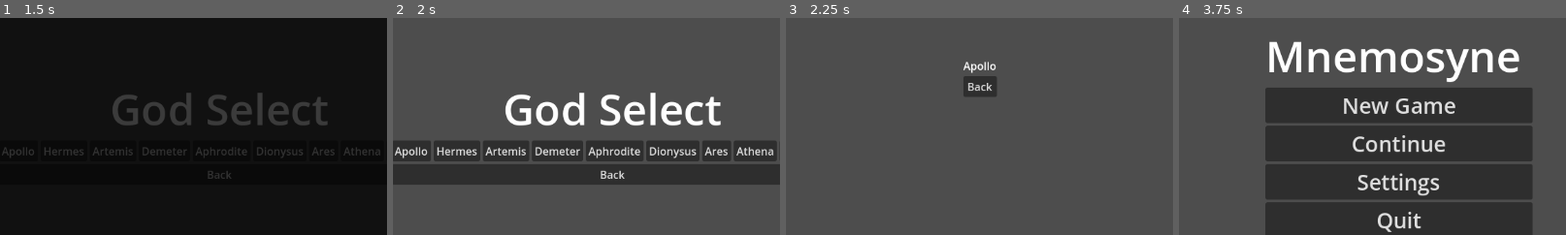
Above: before the commit, frames 1-4 (left to right).
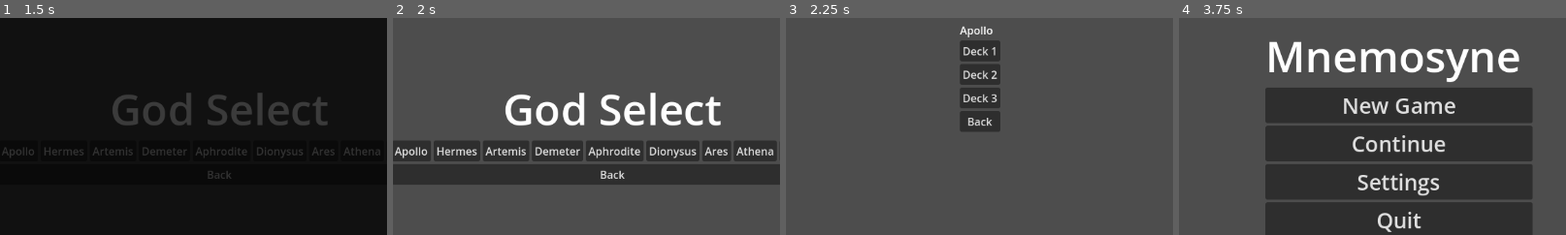
Above: after the commit, the same moments.

Repository: leslieharding/Mnemosyne
Game: Godot game, scene res://Scenes/MainMenu.tscn
Two runs of this game, one before a commit and one after it. Both use one fixed random seed, a clock stepped at 60 frames per second and the inputs below. The project has no main scene, so this scene is started directly.
Inputs:
- Up to frame 1 (1.5 s): click "New Game" at 0.5 s; click "New Game" at 1.25 s
- Up to frame 2 (2 s): no input
- Up to frame 3 (2.25 s): click "Apollo" at 2 s
- Up to frame 4 (3.75 s): click "Back" at 2.75 s; click "Back" at 3.5 s
The pictures show only the part of the screen within x 22-72%, y 24-74%; the shares and areas given below are measured in that part.

Frames 1-2 are identical in both runs. In frame 3, 3.5% of the frame differs, in the area x 44-56%, y 3-53%; in frame 4, nothing differs.

Commit message:
apollo buttons

Diff:
--- a/Scenes/Apollo.tscn
+++ b/Scenes/Apollo.tscn
@@ -22,6 +22,18 @@
 layout_mode = 2
 text = "Apollo"
 
+[node name="Deck1Button" type="Button" parent="VBoxContainer"]
+layout_mode = 2
+text = "Deck 1"
+
+[node name="Deck2Button" type="Button" parent="VBoxContainer"]
+layout_mode = 2
+text = "Deck 2"
+
+[node name="Deck3Button" type="Button" parent="VBoxContainer"]
+layout_mode = 2
+text = "Deck 3"
+
 [node name="Button" type="Button" parent="VBoxContainer"]
 layout_mode = 2
 text = "Back"
